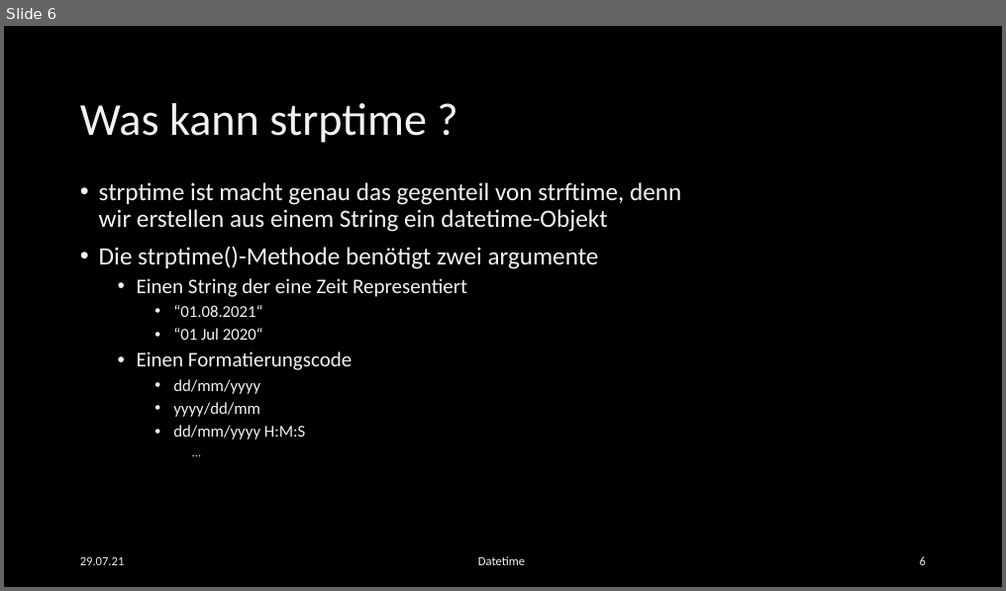
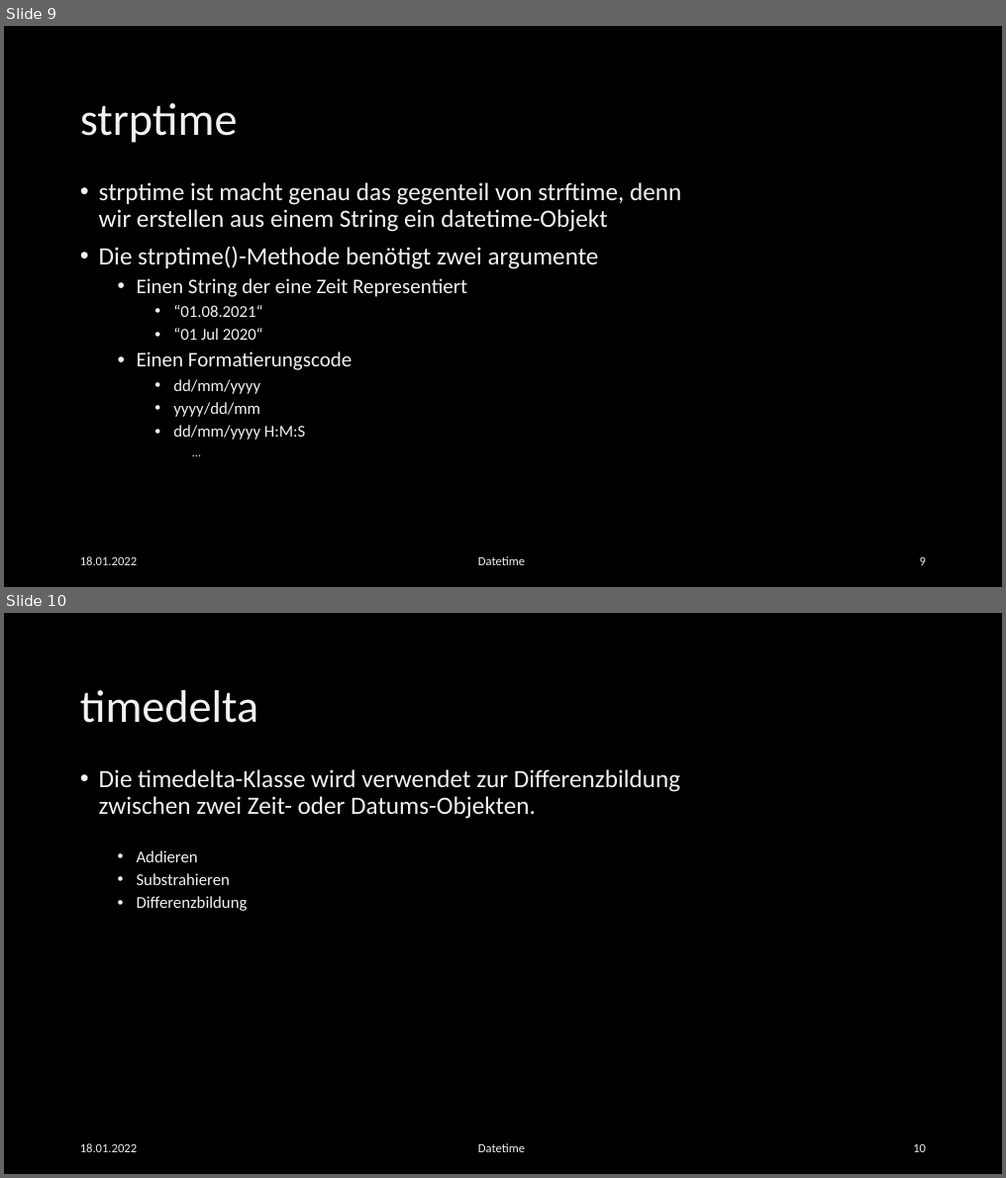
Before and after one commit to EsstBananeImEi/python_kurs, a slide deck: Materialien/Powerpoint/Einfuehrung in Datetime.pptx. Shown one above the other, each under a label of ours: slide 6 before the commit, slides 9 and 10 after it. The pictures are 1006x591 and 1006x1178 pixels, drawn with LibreOffice and Linux fonts; fonts in the diff are those of the drawing; background and template pictures are left out. Boxes give left, top, right and bottom in pixels: in the first picture for what was removed or moved away, otherwise in the second. Text is boxed around its words. In the diff, an @@ line names an element or a change of style, - is before the commit and + after.

Commit message:
update and finished Datetime kapitel

```diff
--- a/Materialien/Powerpoint/Einfuehrung in Datetime.pptx
+++ b/Materialien/Powerpoint/Einfuehrung in Datetime.pptx
@@ slide 10 added at bbox=[4, 613, 1002, 1174], background picture (left out) @@
@@ title added at bbox=[80, 690, 258, 723], 44 pt, text #F2F2F2 @@
+timedelta
@@ text added at bbox=[99, 769, 680, 911], 24 pt, text #F2F2F2 @@
+• Die timedelta-Klasse wird verwendet zur Differenzbildung zwischen zwei Zeit- oder Datums-Objekten.
+  • Addieren
+  • Substrahieren
+  • Differenzbildung
@@ text added at bbox=[80, 1144, 137, 1153], 12 pt, text gradient #9E9E9E to #EDEDED to #FFFFFF @@
+18.01.2022
@@ text added at bbox=[478, 1144, 525, 1153], 12 pt, text #F2F2F2 @@
+Datetime
@@ page number added at bbox=[913, 1145, 926, 1153], 12 pt, text gradient #9E9E9E to #EDEDED to #FFFFFF @@
+10
@@ what was slide 6 is now slide 9 @@
@@ slide 9 changed as well @@
@@ title at bbox=[80, 103, 238, 143]: text changed @@
-Was kann strptime ?
+strptime
@@ text at bbox=[80, 557, 137, 566]: text changed @@
-29.07.21
+18.01.2022
@@ page number at bbox=[920, 558, 926, 566]: text changed @@
-6
+9
```
Also in this commit, not shown: 5 other slides changed, 4 other slides added, 8 other files.
